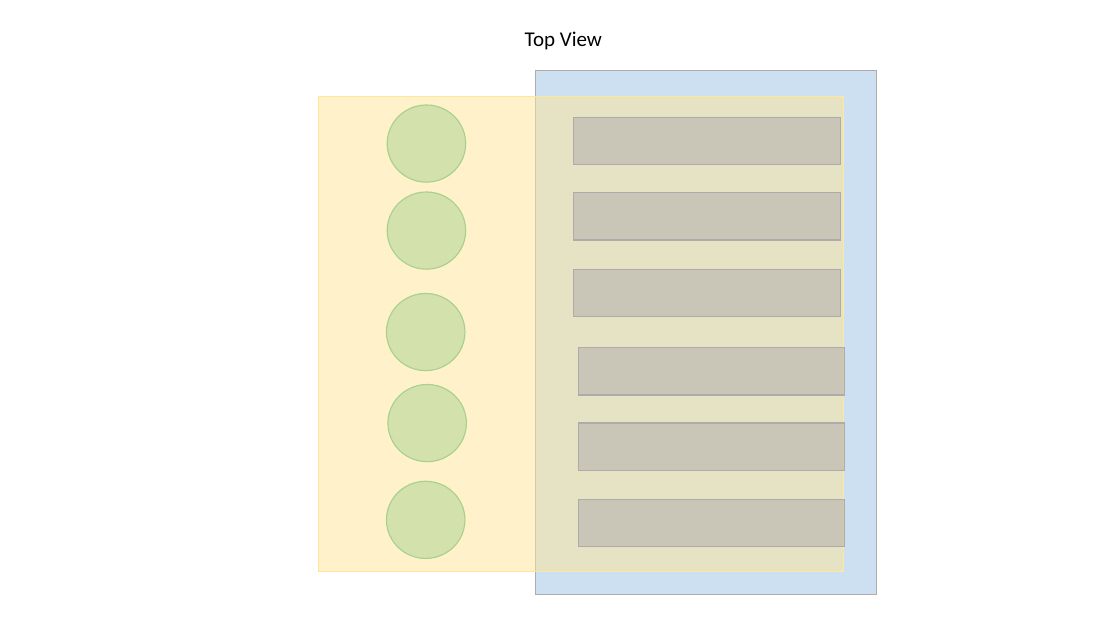
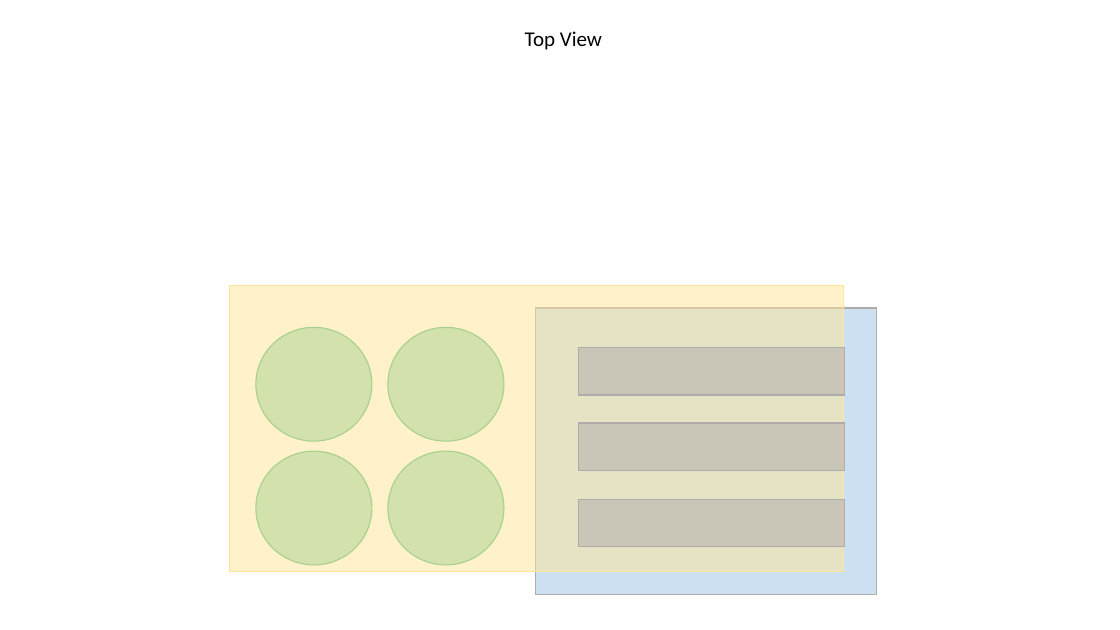
Before and after one commit to EnesAyaz/KTH, a slide deck: slide 2 of Weekly-Reports/BusbarDesign.pptx. Drawn at 1120x630 pixels with LibreOffice and Linux fonts; fonts in the diff are those of the drawing. Boxes give left, top, right and bottom in pixels: in the first picture for what was removed or moved away, otherwise in the second. Text is boxed around its words. In the diff, an @@ line names an element or a change of style, - is before the commit and + after.

```diff
--- a/Weekly-Reports/BusbarDesign.pptx
+++ b/Weekly-Reports/BusbarDesign.pptx
@@ ellipse removed at <box>387,105,466,182</box> @@
@@ rectangle removed at <box>574,118,840,165</box> @@
@@ ellipse removed at <box>387,192,466,270</box> @@
@@ rectangle removed at <box>574,193,840,240</box> @@
@@ rectangle removed at <box>574,269,840,316</box> @@
@@ rectangle: place and size @@
-rectangle at <box>318,97,844,571</box>
+rectangle at <box>230,286,844,571</box>
@@ ellipse: place and size @@
-ellipse at <box>386,293,465,371</box>
+ellipse at <box>256,328,372,442</box>
@@ ellipse: place and size @@
-ellipse at <box>388,385,467,462</box>
+ellipse at <box>388,328,504,442</box>
@@ rectangle: place and size @@
-rectangle at <box>536,71,877,595</box>
+rectangle at <box>536,308,877,595</box>
@@ ellipse added at <box>256,451,372,565</box>, fill #A9D18E at 50% opacity, outline #A9D18E 1 pt @@
@@ ellipse: place and size @@
-ellipse at <box>386,481,465,559</box>
+ellipse at <box>388,451,504,565</box>
```
Also in this commit, not shown: 1 other slide changed, 17 other files.
